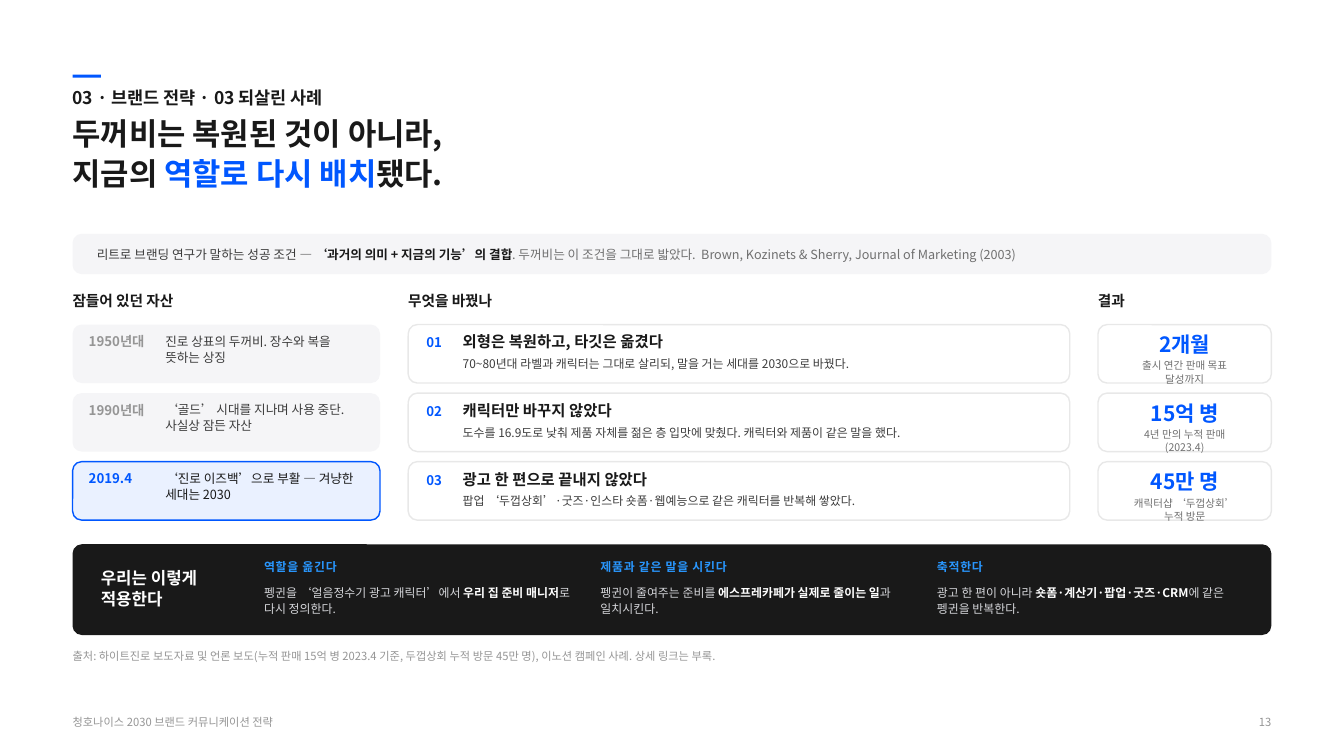
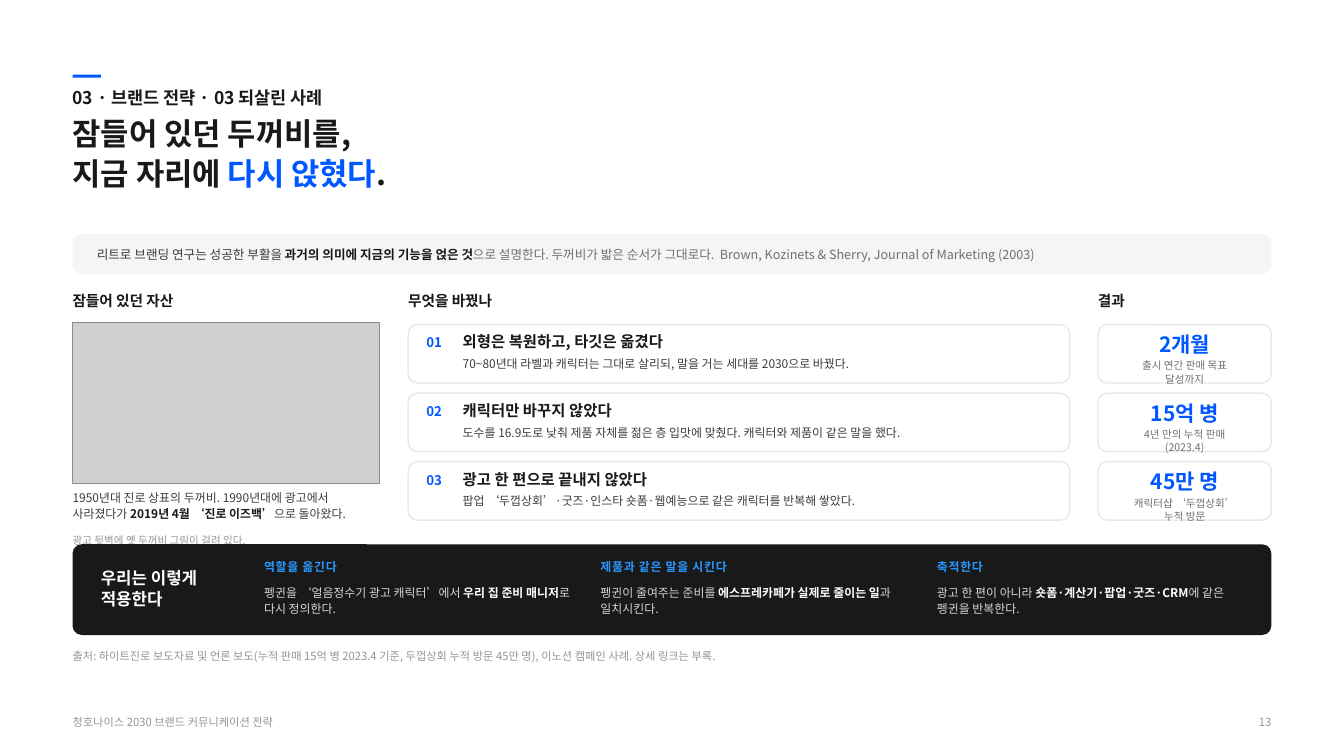
Before and after one commit to PhrenO0/CHAI-AI, a slide deck: slide 17 of 청호나이스-브랜드전략-제안.pptx. Drawn at 1344x756 pixels with LibreOffice and Linux fonts; fonts in the diff are those of the drawing; grey boxes stand for pictures. Boxes give left, top, right and bottom in pixels: in the first picture for what was removed or moved away, otherwise in the second. Text is boxed around its words. In the diff, an @@ line names an element or a change of style, - is before the commit and + after.

```diff
--- a/청호나이스-브랜드전략-제안.pptx
+++ b/청호나이스-브랜드전략-제안.pptx
@@ text at [73,119,386,188]: text changed @@
-두꺼비는 복원된 것이 아니라,
-지금의 역할로 다시 배치됐다.
+잠들어 있던 두꺼비를,
+지금 자리에 다시 앉혔다.
@@ text at [97,248,1035,262]: text changed @@
-리트로 브랜딩 연구가 말하는 성공 조건 — ‘과거의 의미 + 지금의 기능’의 결합. 두꺼비는 이 조건을 그대로 밟았다. Brown, Kozinets & Sherry, Journal of Marketing (2003)
+리트로 브랜딩 연구는 성공한 부활을 과거의 의미에 지금의 기능을 얹은 것으로 설명한다. 두꺼비가 밟은 순서가 그대로다. Brown, Kozinets & Sherry, Journal of Marketing (2003)
@@ rounded rectangle removed at [73,325,380,383] @@
@@ picture added at [73,323,380,484] @@
@@ text removed at [89,335,145,347] @@
-1950년대
@@ text removed at [165,335,331,363] @@
-진로 상표의 두꺼비. 장수와 복을 뜻하는 상징
@@ rounded rectangle removed at [73,393,380,452] @@
@@ text removed at [89,404,145,416] @@
-1990년대
@@ text removed at [165,403,345,431] @@
-‘골드’ 시대를 지나며 사용 중단. 사실상 잠든 자산
@@ rounded rectangle removed at [73,462,380,520] @@
@@ text removed at [89,473,132,483] @@
-2019.4
@@ text removed at [165,472,354,500] @@
-‘진로 이즈백’으로 부활 — 겨냥한 세대는 2030
@@ text added at [73,492,346,519], 8.5 pt, text #3C3C3C @@
+1950년대 진로 상표의 두꺼비. 1990년대에 광고에서 사라졌다가 2019년 4월 ‘진로 이즈백’으로 돌아왔다.
@@ text added at [73,534,245,548], 7.5 pt, text #959595 @@
+광고 뒷벽에 옛 두꺼비 그림이 걸려 있다.
```
Also in this commit, not shown: 3 other slides changed, 8 other files.
